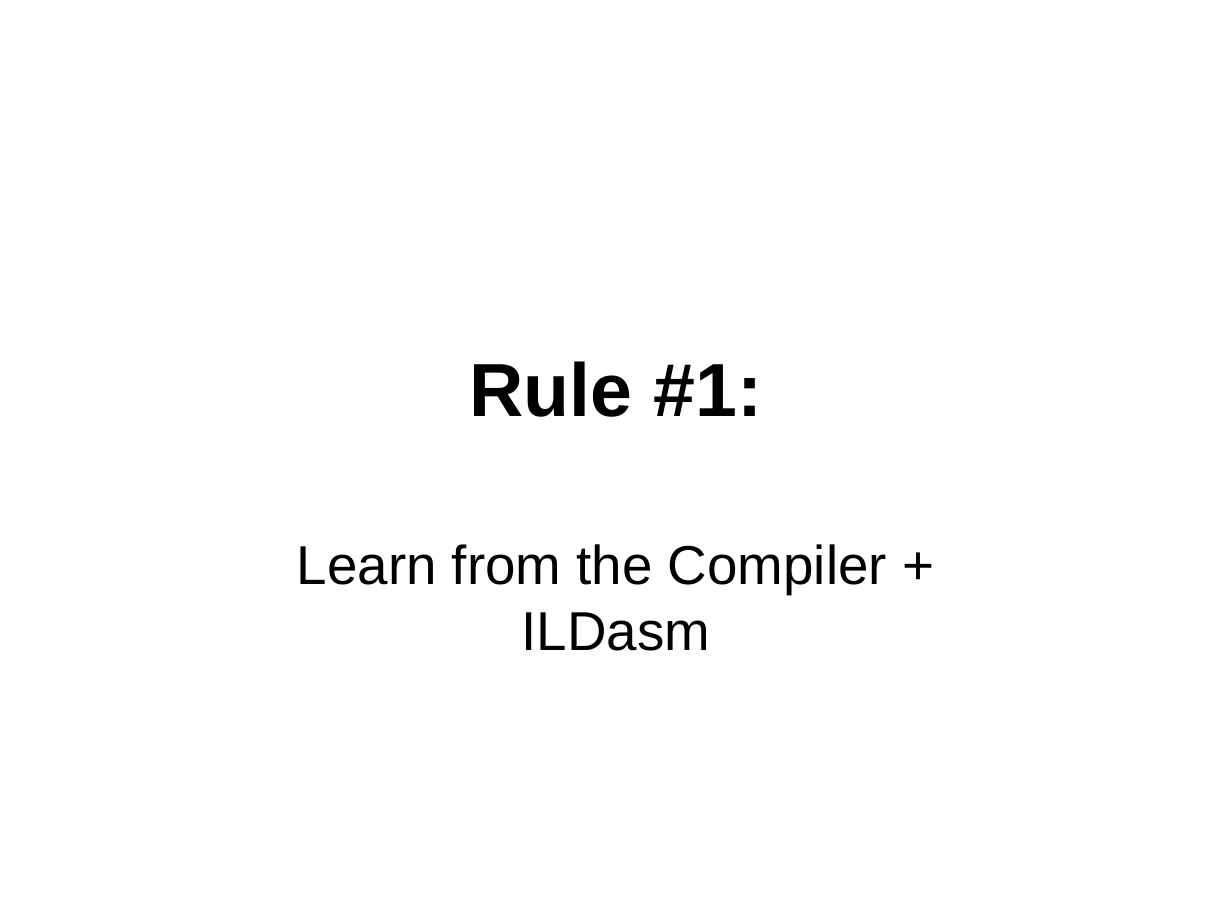
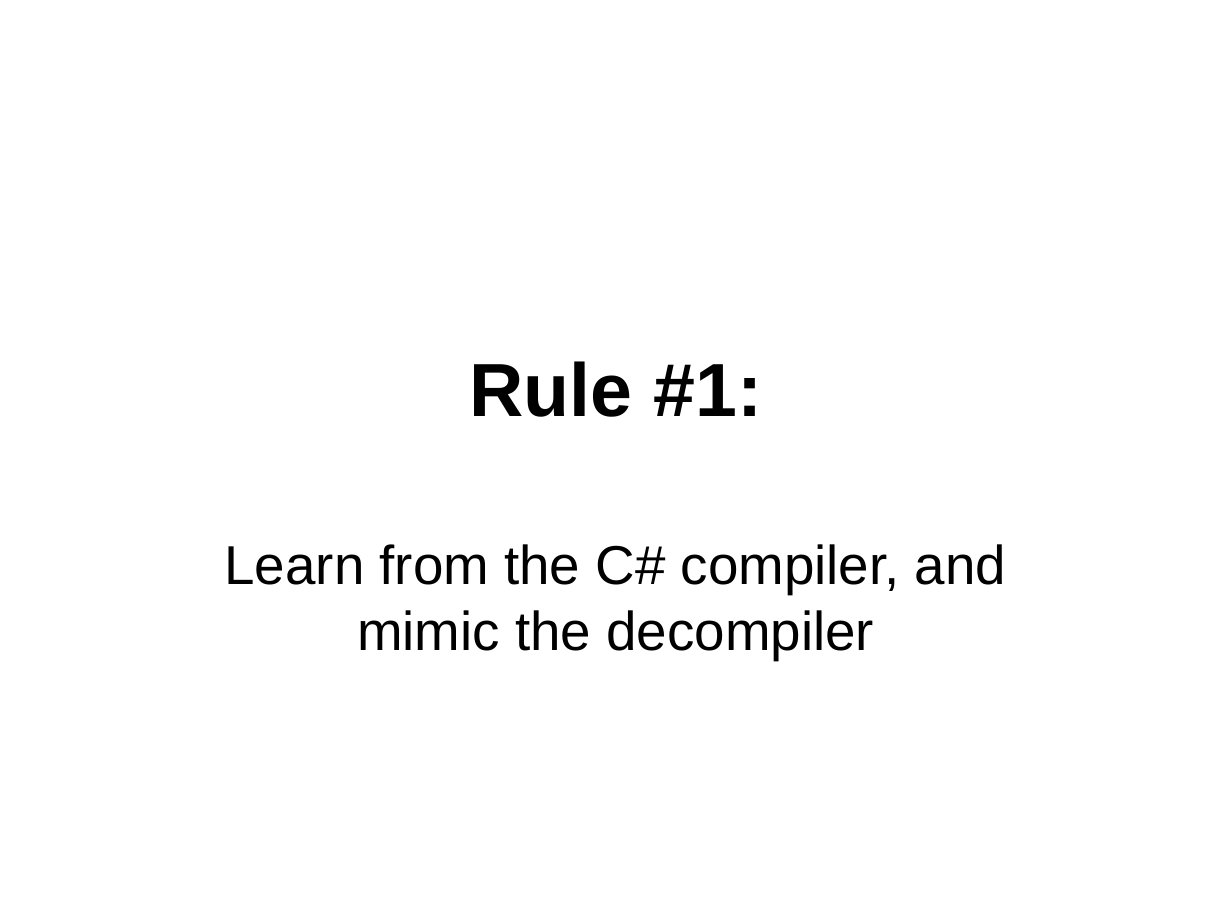
Before and after one commit to philiplaureano/ILRewritingTalk, a slide deck: slide 2 of Ten Simple Rules for Rewriting IL.ppt. Drawn at 1232x924 pixels with LibreOffice and Linux fonts; fonts in the diff are those of the drawing. Boxes give left, top, right and bottom in pixels: in the first picture for what was removed or moved away, otherwise in the second. Text is boxed around its words. In the diff, an @@ line names an element or a change of style, - is before the commit and + after.

Commit message:
Added more sample code for Rule #1

```diff
--- a/Ten Simple Rules for Rewriting IL.ppt
+++ b/Ten Simple Rules for Rewriting IL.ppt
@@ subtitle at (224, 544, 1006, 660): text changed @@
-Learn from the Compiler + ILDasm
+Learn from the C# compiler, and mimic the decompiler
```
Also in this commit, not shown: 12 other slides changed, 2 slides added, 4 other files.
